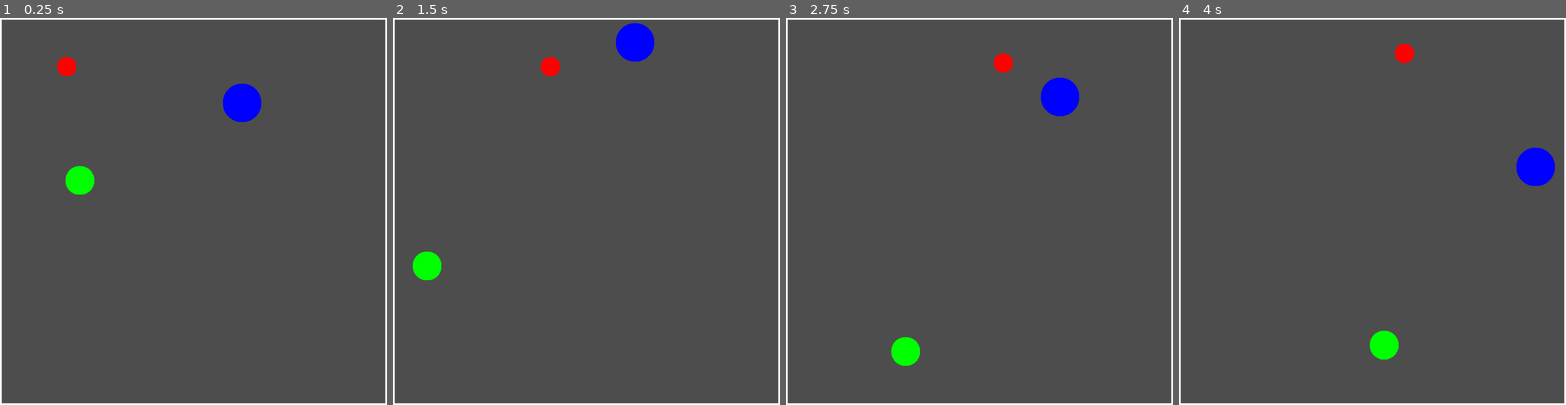
Above: before the commit, frames 1-4 (left to right).
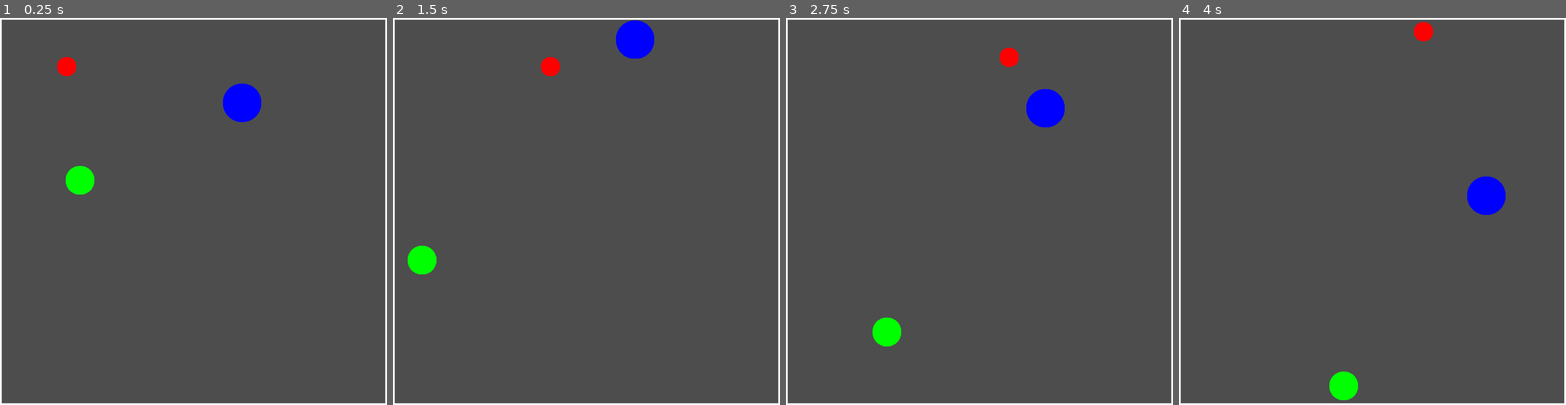
Above: after the commit, the same moments.

Repository: AdrienUfferte/balls_videos_generator
Game: Godot game, scene res://Main.tscn
Same seed, same stepped clock (60 frames per second), same inputs: the game is played once before the commit and once after it.
Inputs:
- Up to frame 1 (0.25 s): no input
- Up to frame 2 (1.5 s): no input
- Up to frame 3 (2.75 s): no input
- Up to frame 4 (4 s): no input

The runs differ from the first frame. In frame 1, less than 0.1% of the frame differs, in the area x 16-68%, y 16-46%; in frame 2, 0.5%; in frame 3, 2.0%; in frame 4, 2.9%, in the area x 38-98%, y 1-99%.

Commit message:
Add mass and friction parameters

Diff:
--- a/Ball.gd
+++ b/Ball.gd
@@ -2,6 +2,8 @@
 class_name Ball
 
 @export var radius: float = 20.0
+@export var mass: float = 1.0
+@export var friction_factor: float = 0.0
 var velocity: Vector2 = Vector2.ZERO
 var shape: CircleShape2D
 
@@ -18,6 +20,7 @@
 	velocity = direction.normalized() * speed
 
 func _physics_process(delta: float) -> void:
+	_apply_friction(delta)
 	global_position += velocity * delta
 	_handle_wall_bounce()
 	_handle_ball_collisions()
@@ -73,19 +76,29 @@
 	for other in get_parent().get_children():
 		if other == self:
 			continue
-
 		var other_ball: Ball = other as Ball
 		if other_ball == null:
 			continue
-
 		var dist: float = global_position.distance_to(other_ball.global_position)
 		var min_dist: float = radius + other_ball.radius
-
 		if dist < min_dist:
 			var normal: Vector2 = (global_position - other_ball.global_position).normalized()
 			var rel: Vector2 = velocity - other_ball.velocity
 			var sep: float = rel.dot(normal)
+			if sep < 0.0:
+				var m1: float = mass
+				var m2: float = other_ball.mass
+				var impulse: float = (2.0 * sep) / (m1 + m2)
+				velocity = velocity - normal * impulse * m2
+				other_ball.velocity = other_ball.velocity + normal * impulse * m1
 
-			if sep < 0.0:
-				velocity = velocity - normal * sep
-				other_ball.velocity = other_ball.velocity + normal * sep
+
+func _apply_friction(delta: float) -> void:
+	var speed: float = velocity.length()
+	if speed == 0.0:
+			return
+	var new_speed: float = max(0.0, speed - friction_factor * delta)
+	if new_speed == 0.0:
+		velocity = Vector2.ZERO
+		return
+	velocity = velocity.normalized() * new_speed
--- a/Main.gd
+++ b/Main.gd
@@ -81,11 +81,22 @@
 	var speed_raw: String = String(cfg.get_value("ball_speeds", "100"))
 	var speed_entries: Array[String] = _to_string_array(speed_raw.split(","))
 
+	var mass_raw: String = String(cfg.get_value("ball_masses", ""))
+	var mass_entries: Array[String]
+	if mass_raw == "":
+		mass_entries = [String(cfg.get_value("ball_mass", "1.0"))]
+	else:
+		mass_entries = _to_string_array(mass_raw.split(","))
+
+	var friction_raw: String = String(cfg.get_value("ball_frictions", ""))
+	var friction_entries: Array[String]
+	if friction_raw == "":
+		friction_entries = [String(cfg.get_value("ball_friction", "0.0"))]
+	else:
+		friction_entries = _to_string_array(friction_raw.split(","))
 	var ball_scene: PackedScene = load("res://Ball.tscn")
-
 	for i in range(ball_count):
 		var ball: Node2D = ball_scene.instantiate()
-
 		var color_idx := i % color_list.size()
 		ball.call("setup_color", color_list[color_idx])
 		var radius_value := float(radii_entries[i % radii_entries.size()])
@@ -96,10 +107,12 @@
 
 		var dir_tokens := _to_string_array(dir_entries[i % dir_entries.size()].split(","))
 		var dir_vec := Vector2(float(dir_tokens[0]), float(dir_tokens[1]))
-
 		var speed_value := float(speed_entries[i % speed_entries.size()])
 		ball.call("setup_motion", dir_vec, speed_value)
-
+		var mass_value := float(mass_entries[i % mass_entries.size()])
+		ball.set("mass", mass_value)
+		var friction_value := float(friction_entries[i % friction_entries.size()])
+		ball.set("friction_factor", friction_value)
 		balls_node.add_child(ball)
 
 
Not shown, changed: export/config.txt
Not shown, changed: README.md
